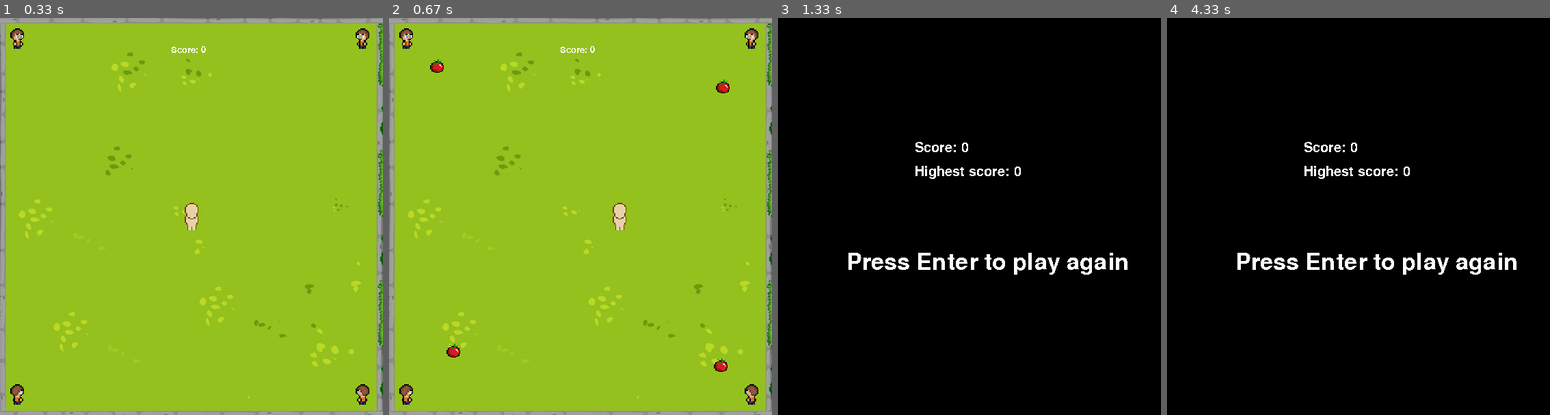
Above: before the commit, frames 1-4 (left to right).
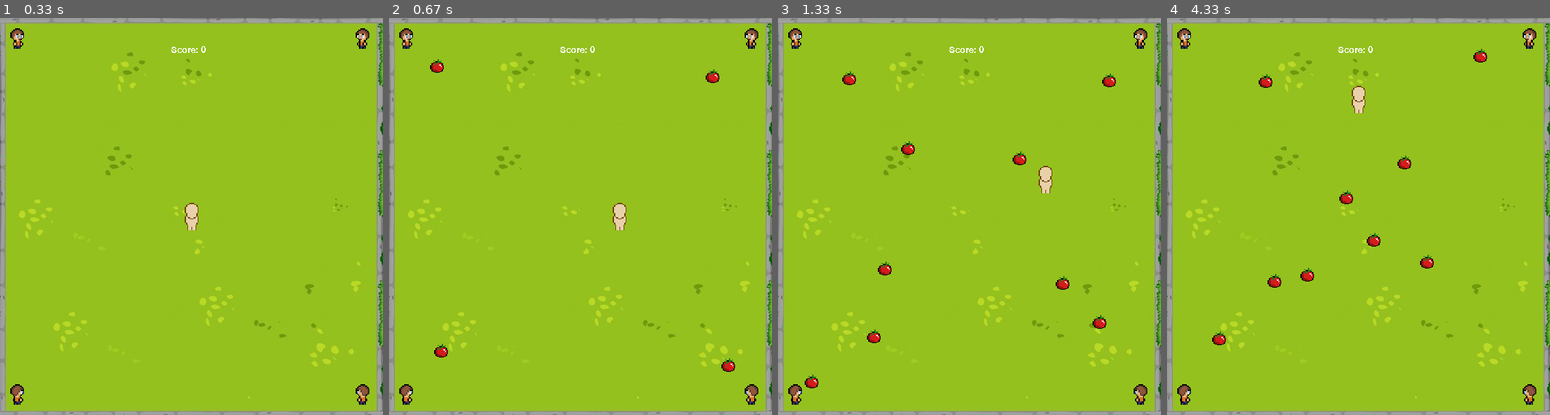
Above: after the commit, the same moments.

Repository: DeibyKwl/Reinforcement_Learning_Py_Game
Game: pygame game, started from game.py
The game is run twice, just before and just after one commit, with the same random seed, the same clock (stepped at 60 frames per second) and the same inputs.
Inputs:
- Up to frame 1 (0.33 s): no input
- Up to frame 2 (0.67 s): hold D from 0.33 s (still down)
- Up to frame 3 (1.33 s): release D at 0.8 s; hold W 0.83-1.13 s; tap Space at 0.9, 1.23 s; hold D from 1.17 s (still down)
- Up to frame 4 (4.33 s): tap Space at 1.53, 1.73, 2.03, 2.3, 2.63, 2.93, 3.4, 3.8, 4.1 s; release D at 1.63 s; hold W 1.67-2.2 s; hold S 2.23-2.53 s; hold W 2.57-2.97 s; tap Enter at 3 s; hold W 3.33-3.7 s; hold W from 3.73 s (still down)

Frame 1 is identical in both runs. In frame 2, 0.5% of the frame differs, in the area x 11-91%, y 12-90%; in frame 3, 100%; in frame 4, 100%, in the area x 0-100%, y 0-100%.

Commit message:
Improve randomness of throwing

Diff:
--- a/game.py
+++ b/game.py
@@ -45,10 +45,9 @@
         self.player_instance = player_instance
 
         angle = math.atan2(p_y - y, p_x - x)
-        angle += random.uniform(-0.3, 0.3)
         speed = 5
-        self.dx = math.cos(angle) * speed
-        self.dy = math.sin(angle) * speed
+        self.dx = (math.cos(angle) + random.uniform(-0.1, 0.1)) * speed
+        self.dy = (math.sin(angle) + random.uniform(-0.1, 0.1)) * speed
 
     # TODO: Fix the angles
     def update(self):
